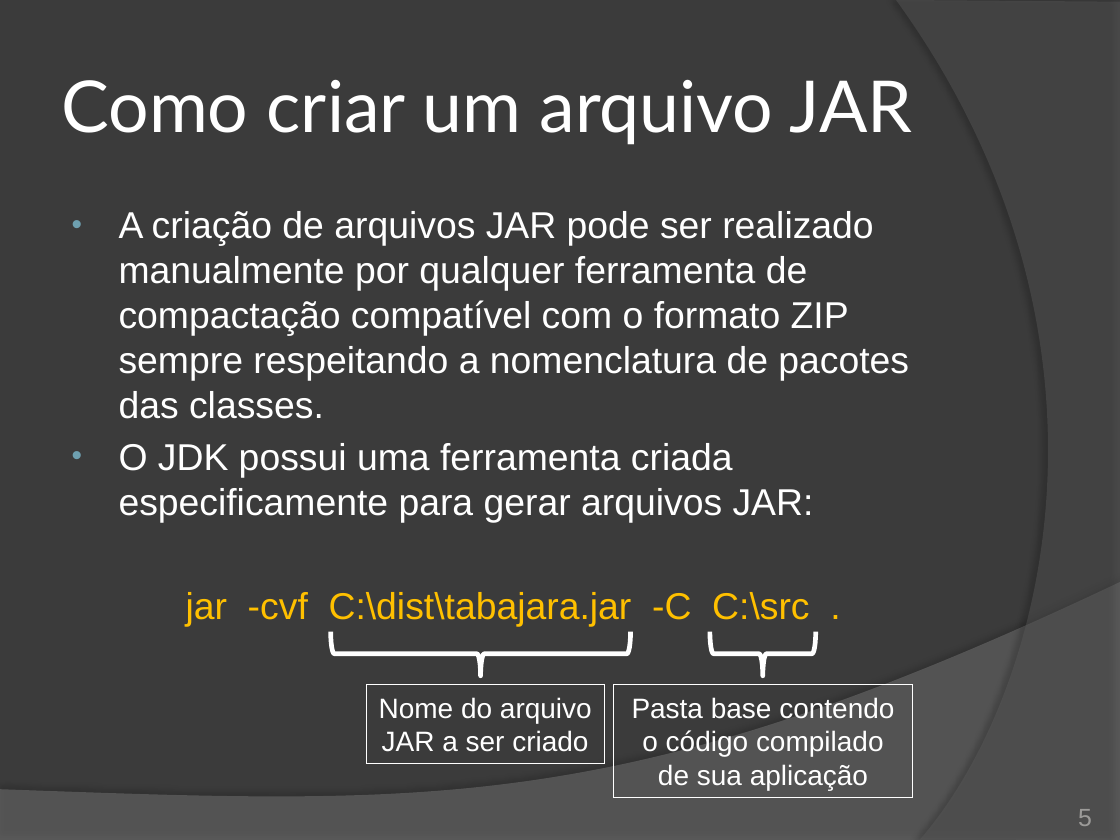
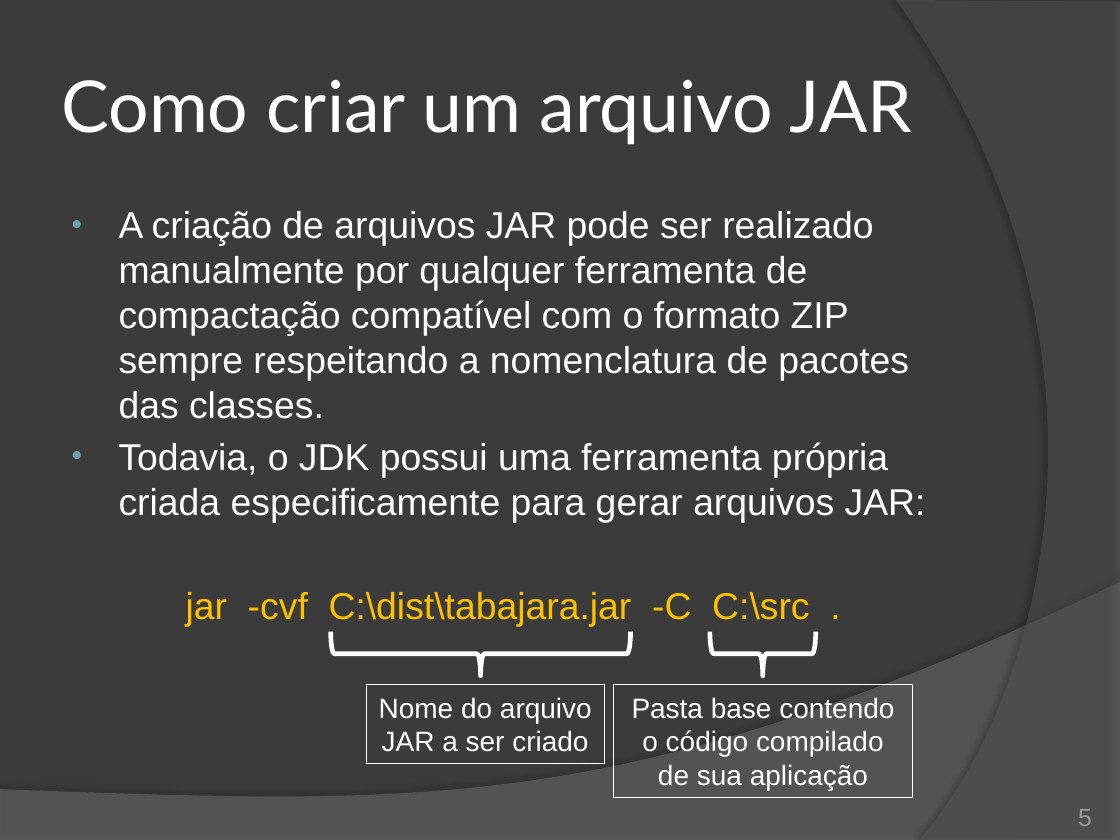
Before and after one commit to duchesqui/slzvieira-training, a slide deck: slide 5 of 2-Java-Programmer-Modulo-II/15.Capitulo09.pptx. Drawn at 1120x840 pixels with LibreOffice and Linux fonts; fonts in the diff are those of the drawing. Boxes give left, top, right and bottom in pixels: in the first picture for what was removed or moved away, otherwise in the second. Text is boxed around its words. In the diff, an @@ line names an element or a change of style, - is before the commit and + after.

```diff
--- a/2-Java-Programmer-Modulo-II/15.Capitulo09.pptx
+++ b/2-Java-Programmer-Modulo-II/15.Capitulo09.pptx
@@ text at (119,442,926,522): text changed @@
-• O JDK possui uma ferramenta criada especificamente para gerar arquivos JAR:
+• Todavia, o JDK possui uma ferramenta própria criada especificamente para gerar arquivos JAR:
```
Also in this commit, not shown: 4 other slides changed, 2 slides added, 3 other files.
